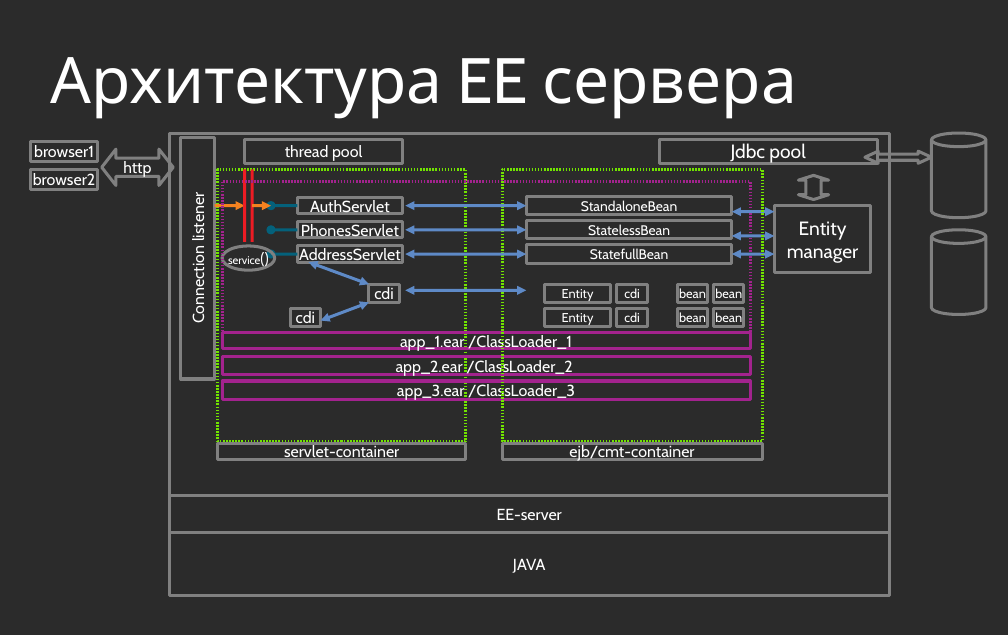
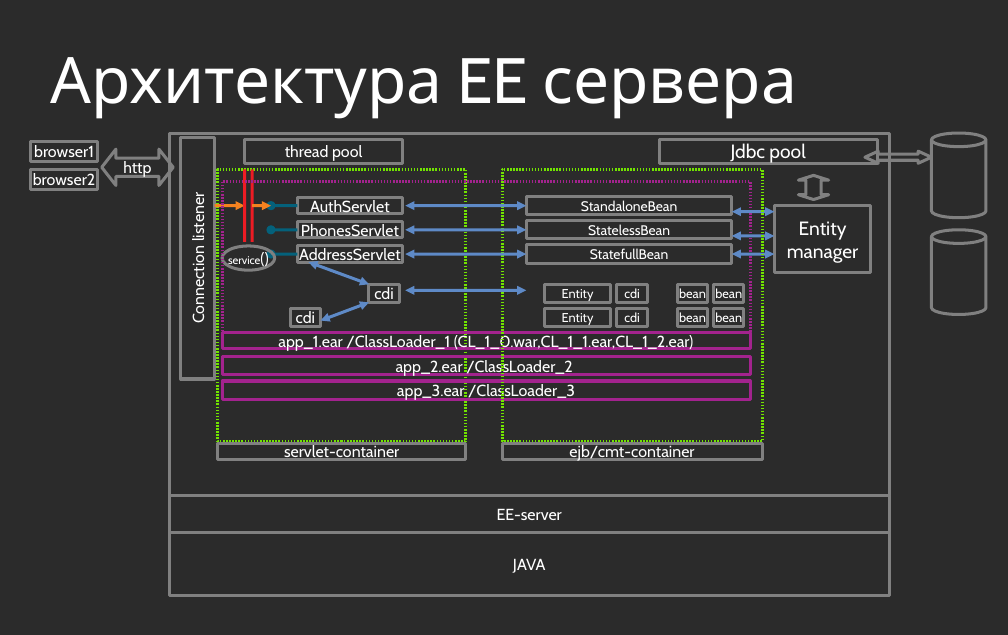
Before and after one commit to vladimir-x/servak-minima, a slide deck: slide 5 of презенташкаЕЕ.odp. Drawn at 1008x635 pixels with LibreOffice and Linux fonts; fonts in the diff are those of the drawing; background and template pictures are left out; a plain dark background stands for a picture behind light text. Boxes give left, top, right and bottom in pixels: in the first picture for what was removed or moved away, otherwise in the second. Text is boxed around its words. In the diff, an @@ line names an element or a change of style, - is before the commit and + after.

```diff
--- a/презенташкаЕЕ.odp
+++ b/презенташкаЕЕ.odp
@@ text in rectangle at [278,333,693,351]: text changed @@
-app_1.ear /ClassLoader_1
+app_1.ear /ClassLoader_1 (CL_1_0.war,CL_1_1.ear,CL_1_2.ear)
```
Also in this commit, not shown: 1 other slide changed.
